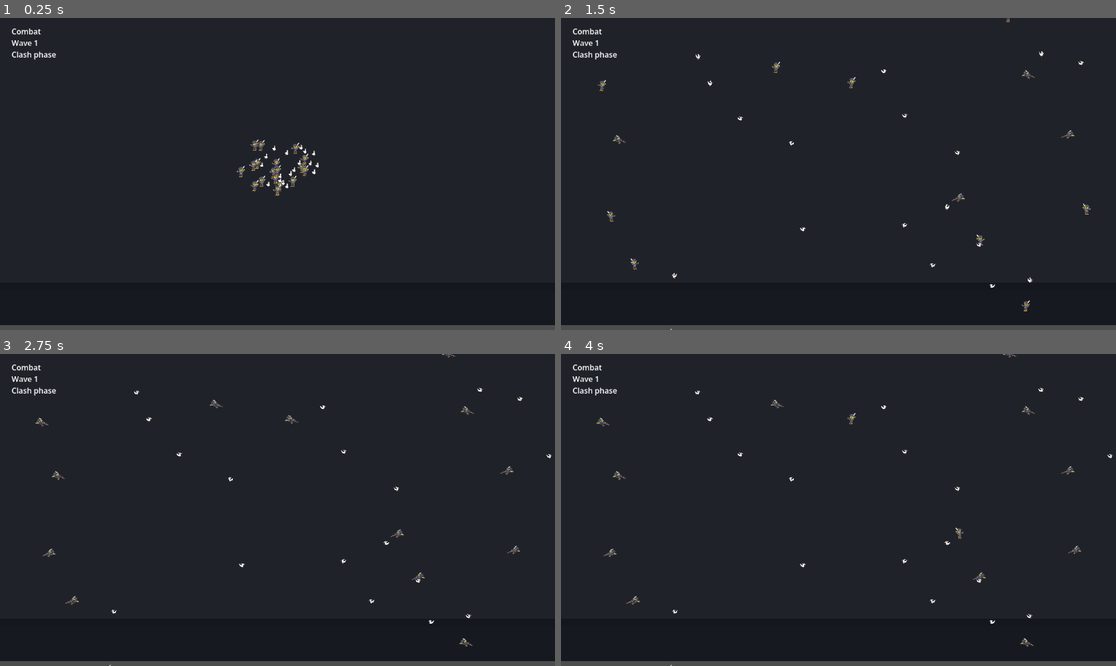
Above: before the commit, frames 1-4 (two rows, left to right).
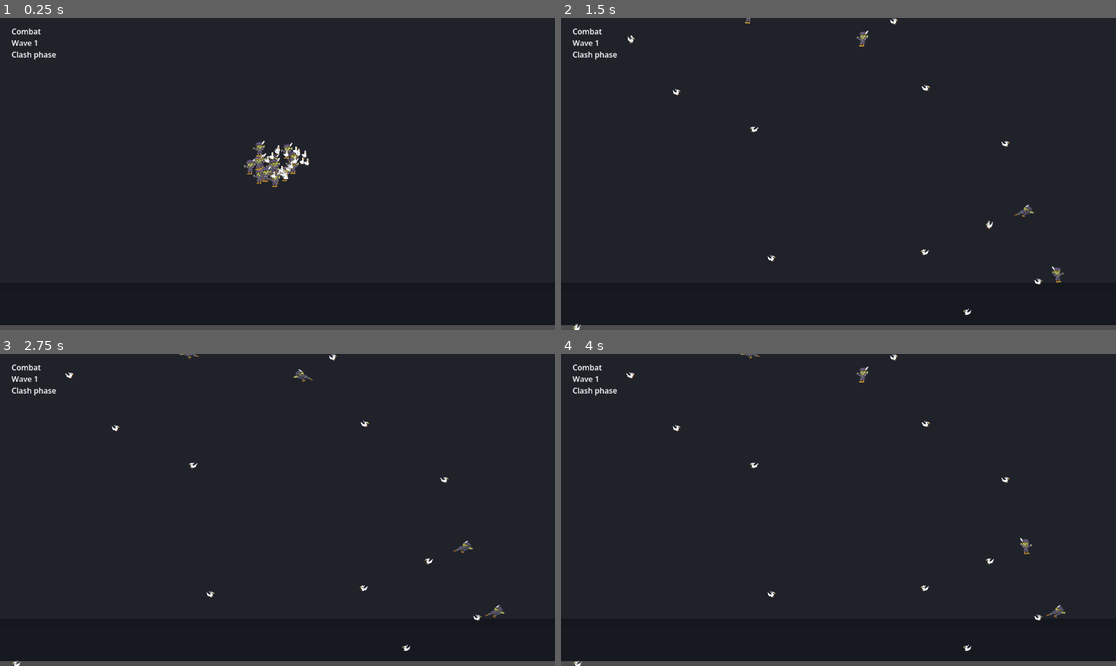
Above: after the commit, the same moments.

Repository: changingzhao-cpu/demo
Game: Godot game, scene res://scenes/main/main_scene.tscn
Same seed, same stepped clock (60 frames per second), same inputs: the game is played once before the commit and once after it.
Inputs (mouse positions are in pixels of both pictures, inside the frame that each line leads up to):
- Up to frame 1 (0.25 s): no input
- Up to frame 2 (1.5 s): tap Enter at 0.5, 0.6 s; move the mouse to (960, 158) at 0.52 s; click (960, 158) at 0.67 s; move the mouse to (727, 189) at 1.27 s; tap Keypad Enter at 1.35 s; click (727, 189) at 1.42 s
- Up to frame 3 (2.75 s): move the mouse to (333, 441) at 2.02 s; tap Enter at 2.1 s; click (333, 441) at 2.17 s
- Up to frame 4 (4 s): tap Space at 2.75 s; move the mouse to (810, 572) at 2.77 s; tap Keypad Enter at 2.85 s; click (810, 572) at 2.92 s; move the mouse to (1005, 556) at 3.52 s; tap Enter at 3.6 s; click (1005, 556) at 3.67 s

The runs differ from the first frame. In frame 1, 1.1% of the frame differs, in the area x 42-58%, y 38-58%; in frame 2, 0.9%; in frame 3, 0.9%; in frame 4, 0.9%.

Commit message:
Make the initialization framing change unmistakable.
Substantially tighten the first-frame layout and enlarge base unit scales so the opening composition changes by a clearly visible amount.

Co-Authored-By: Claude Sonnet 4.6 (1M context) <noreply@anthropic.com>

Diff:
--- a/scripts/battle/battle_scene_runtime.gd
+++ b/scripts/battle/battle_scene_runtime.gd
@@ -1,12 +1,12 @@
 extends Node2D
 
 const EffectPoolScript = preload("res://scripts/presentation/effect_pool.gd")
-const SCREEN_CENTER := Vector2(640.0, 388.0)
-const SCREEN_SCALE := Vector2(78.0, 56.0)
+const SCREEN_CENTER := Vector2(640.0, 382.0)
+const SCREEN_SCALE := Vector2(118.0, 84.0)
 const INIT_DISPLAY_COUNT := 42
-const INIT_REGION_RADIUS := Vector2(82.0, 56.0)
-const INIT_MIN_DISTANCE := 6.0
-const INIT_JITTER := 2.0
+const INIT_REGION_RADIUS := Vector2(56.0, 38.0)
+const INIT_MIN_DISTANCE := 3.0
+const INIT_JITTER := 1.0
 const INIT_HOLD_SECONDS := 1.2
 
 @onready var _controller = $BattleController
--- a/scripts/presentation/unit_view.gd
+++ b/scripts/presentation/unit_view.gd
@@ -19,8 +19,8 @@
 const SOLDIER_ATTACK_TEXTURE = preload("res://assets/battle/units/soldier_attack.png")
 const GOOSE_IDLE_TEXTURE = preload("res://assets/battle/units/goose_idle.png")
 const GOOSE_ATTACK_TEXTURE = preload("res://assets/battle/units/goose_attack.png")
-const SOLDIER_SCALE := Vector2(0.26, 0.26)
-const GOOSE_SCALE := Vector2(0.13, 0.13)
+const SOLDIER_SCALE := Vector2(0.38, 0.38)
+const GOOSE_SCALE := Vector2(0.19, 0.19)
 
 const VISUAL_STATE_IDLE := 0
 const VISUAL_STATE_ATTACK := 1
